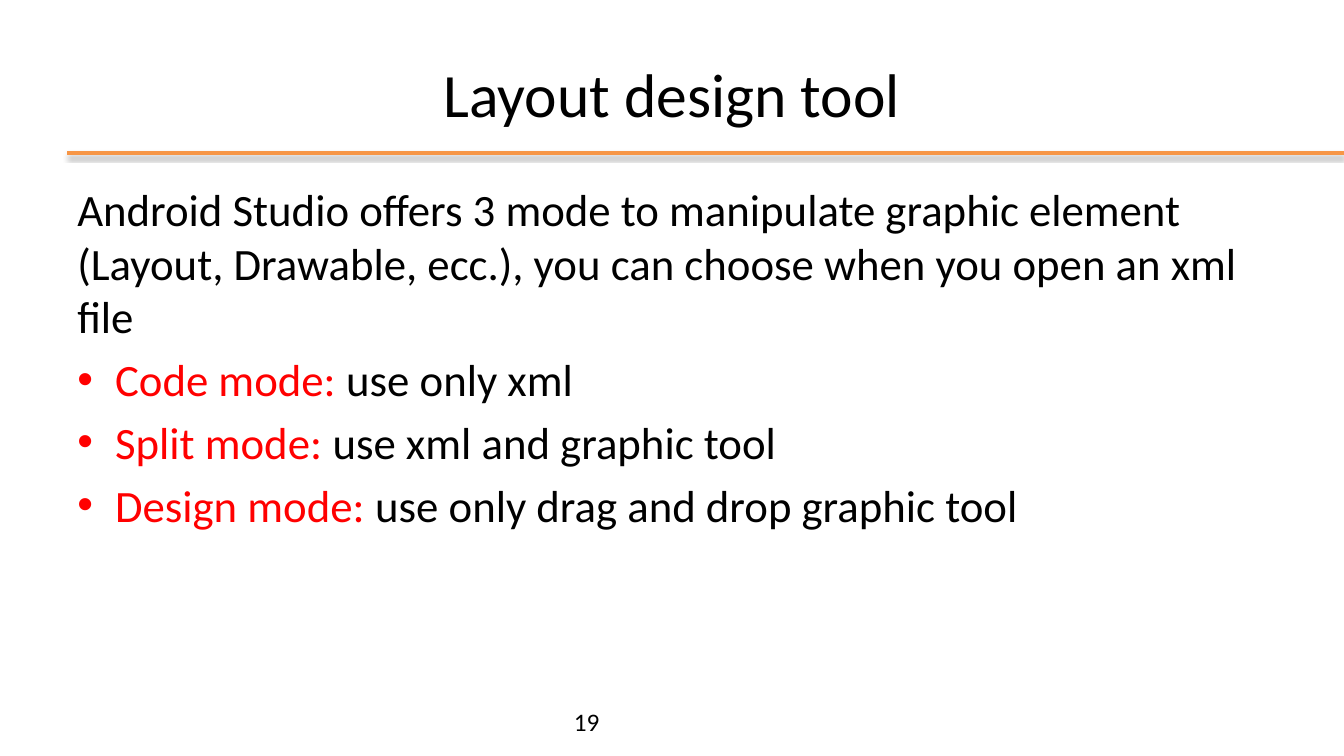
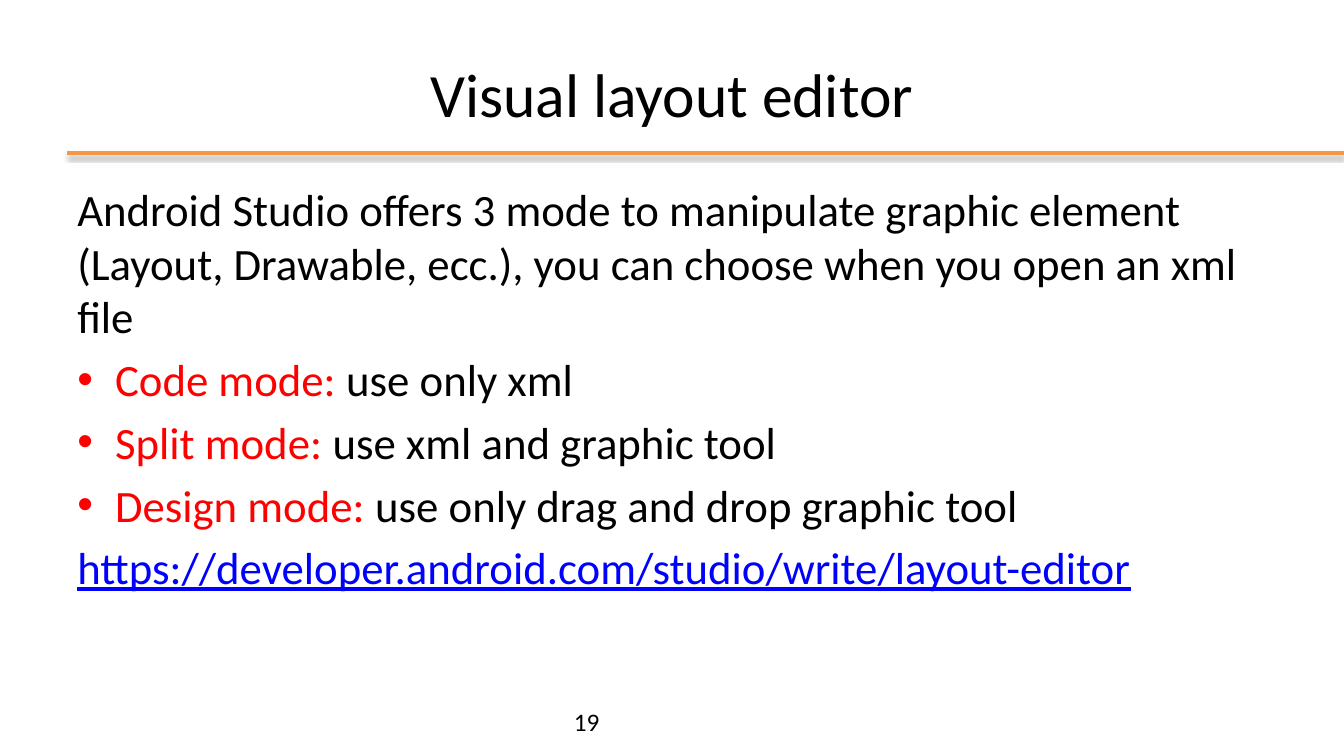
Before and after one commit to kevinmala00/ATTIVITA-PROGETTUALE, a slide deck: slide 19 of slides/02 - Android Studio.pptx. Drawn at 1344x756 pixels with LibreOffice and Linux fonts; fonts in the diff are those of the drawing; background and template pictures are left out. Boxes give left, top, right and bottom in pixels: in the first picture for what was removed or moved away, otherwise in the second. Text is boxed around its words. In the diff, an @@ line names an element or a change of style, - is before the commit and + after.

```diff
--- a/slides/02 - Android Studio.pptx
+++ b/slides/02 - Android Studio.pptx
@@ title at (430,74,913,127): text changed @@
-Layout design tool
+Visual layout editor
@@ text at (77,553,1130,592): paragraph added @@
+https://developer.android.com/studio/write/layout-editor
```
Also in this commit, not shown: 21 other slides changed, 15 slides added, 8 slides removed.
